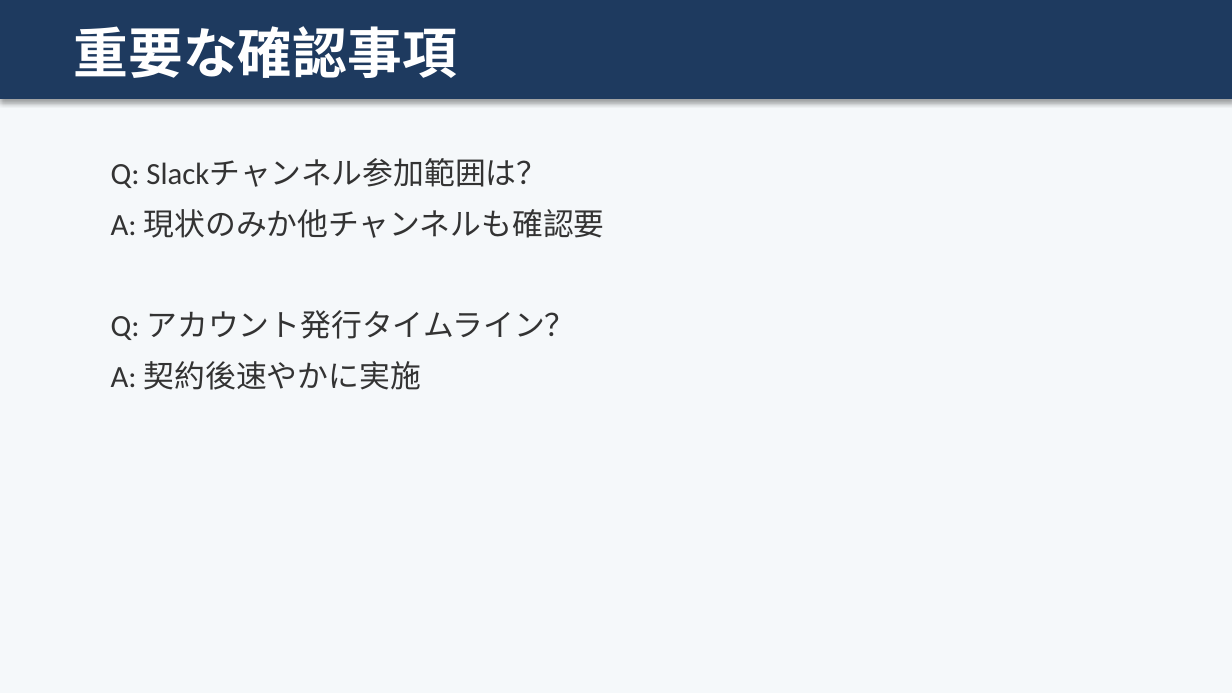
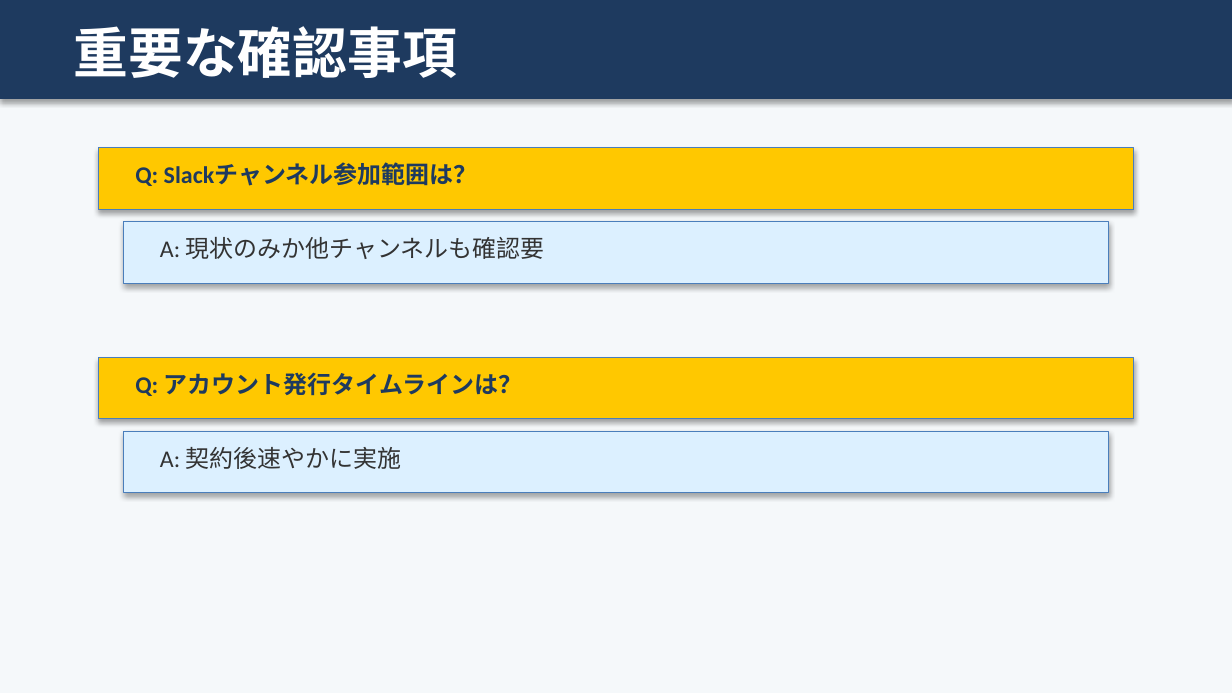
Before and after one commit to shoichitsuno-collab/MySpace_Shoichi-Tsuno, a slide deck: slide 12 of 匠技研工業プロジェクト_オンボーディング計画.pptx. Drawn at 1232x693 pixels with LibreOffice and Linux fonts; fonts in the diff are those of the drawing. Boxes give left, top, right and bottom in pixels: in the first picture for what was removed or moved away, otherwise in the second. Text is boxed around its words. In the diff, an @@ line names an element or a change of style, - is before the commit and + after.

```diff
--- a/匠技研工業プロジェクト_オンボーディング計画.pptx
+++ b/匠技研工業プロジェクト_オンボーディング計画.pptx
@@ rectangle added at <box>99,148,1133,209</box>, fill #FFC800, outline #4B7EBC 0.75 pt @@
@@ text added at <box>135,163,478,186</box>, 14 pt, text #1E3A5F, bold @@
+Q: Slackチャンネル参加範囲は？
@@ rectangle added at <box>123,222,1109,283</box>, fill #DCF0FF, outline #4B7EBC 0.75 pt @@
@@ text added at <box>160,237,545,259</box>, 14 pt, text #333333 @@
+A: 現状のみか他チャンネルも確認要
@@ rectangle added at <box>99,357,1133,419</box>, fill #FFC800, outline #4B7EBC 0.75 pt @@
@@ text at <box>135,372,522,396</box>: text changed; size 18 to 14 pt; text colour #333333 to #1E3A5F; bold on @@
-Q: Slackチャンネル参加範囲は？
-A: 現状のみか他チャンネルも確認要
-Q: アカウント発行タイムライン？
-A: 契約後速やかに実施
+Q: アカウント発行タイムラインは？
@@ rectangle added at <box>123,431,1109,493</box>, fill #DCF0FF, outline #4B7EBC 0.75 pt @@
@@ text added at <box>160,447,402,469</box>, 14 pt, text #333333 @@
+A: 契約後速やかに実施
```
Also in this commit, not shown: 12 other slides changed.
